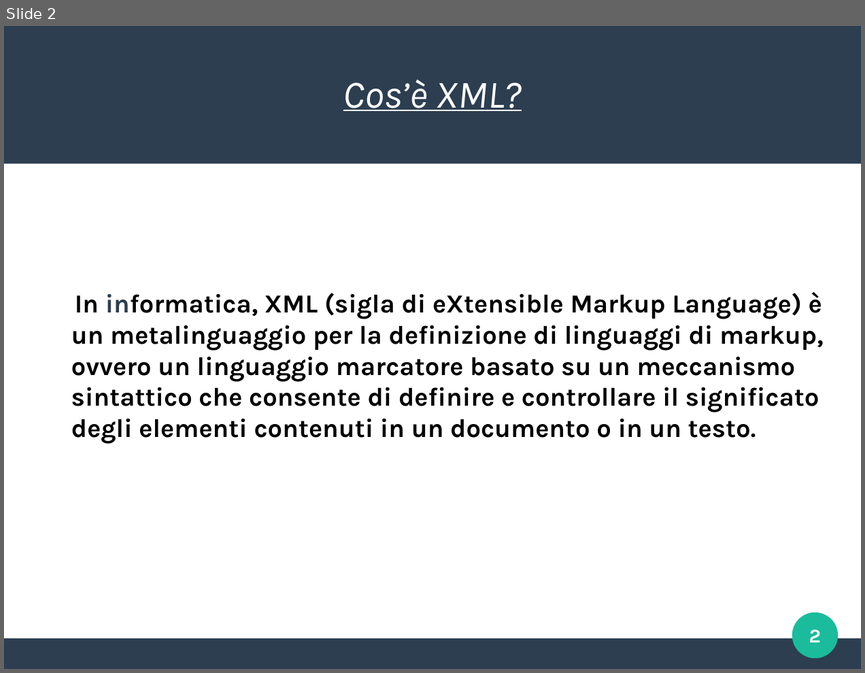
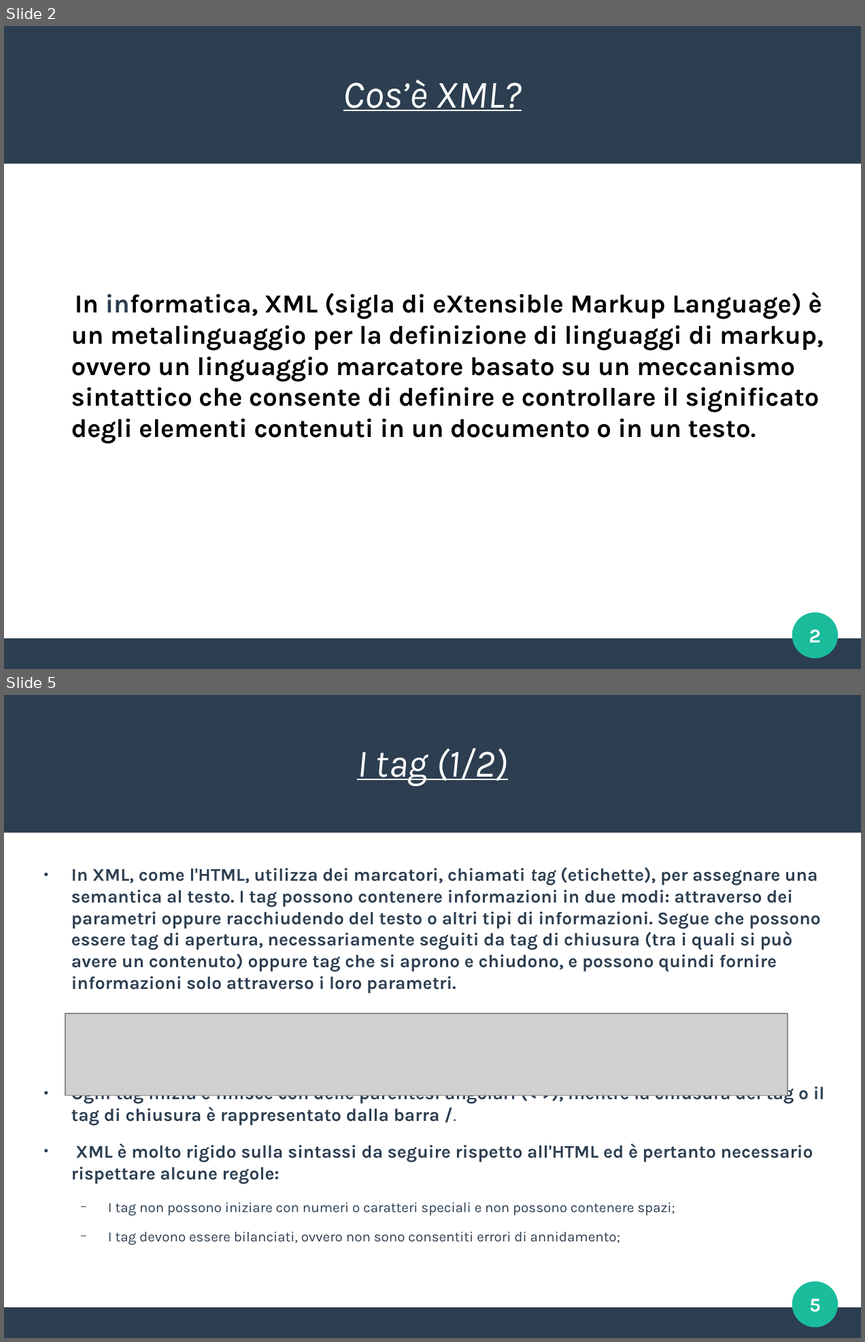
Before and after one commit to AlessandroVianello/school, a slide deck: XML presentazione.odp. Shown one above the other, each under a label of ours: slide 2 before the commit, slides 2 and 5 after it; the slides between them are not shown. The pictures are 865x673 and 865x1342 pixels, drawn with LibreOffice and Linux fonts; fonts in the diff are those of the drawing; grey boxes stand for pictures. Boxes give left, top, right and bottom in pixels: in the first picture for what was removed or moved away, otherwise in the second. Text is boxed around its words. In the diff, an @@ line names an element or a change of style, - is before the commit and + after.

```diff
--- a/XML presentazione.odp
+++ b/XML presentazione.odp
@@ slide 5 added at (4,695,861,1338), background #FFFFFF; not listed: 3 template elements that a slide beside it also shows @@
@@ title added at (357,748,508,786), 36 pt, text #FFFFFF, italic, underline @@
+I tag (1/2)
@@ text added at (71,867,825,1244), 16.6 pt, text #2C3E50, bold @@
+● In XML, come l'HTML, utilizza dei marcatori, chiamati tag (etichette), per assegnare una semantica al testo. I tag possono contenere informazioni in due modi: attraverso dei parametri oppure racchiudendo del testo o altri tipi di informazioni. Segue che possono essere tag di apertura, necessariamente seguiti da tag di chiusura (tra i quali si può avere un contenuto) oppure tag che si aprono e chiudono, e possono quindi fornire informazioni solo attraverso i loro parametri.
+● Ogni tag inizia e finisce con delle parentesi angolari (< >), mentre la chiusura del tag o il tag di chiusura è rappresentato dalla barra /.
+● XML è molto rigido sulla sintassi da seguire rispetto all'HTML ed è pertanto necessario rispettare alcune regole:
+  − I tag non possono iniziare con numeri o caratteri speciali e non possono contenere spazi;
+  − I tag devono essere bilanciati, ovvero non sono consentiti errori di annidamento;
@@ picture added at (65,1013,788,1095) @@
@@ page number added at (809,1298,821,1312), 18 pt, text #FFFFFF, bold @@
+5
```
Also in this commit, not shown: 2 slides changed, 5 other slides added.
